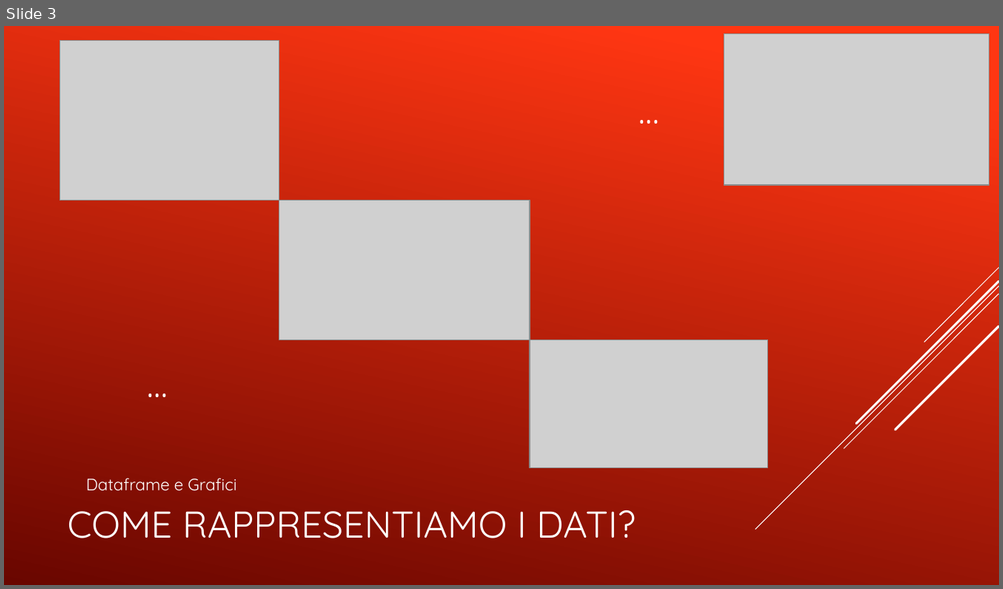
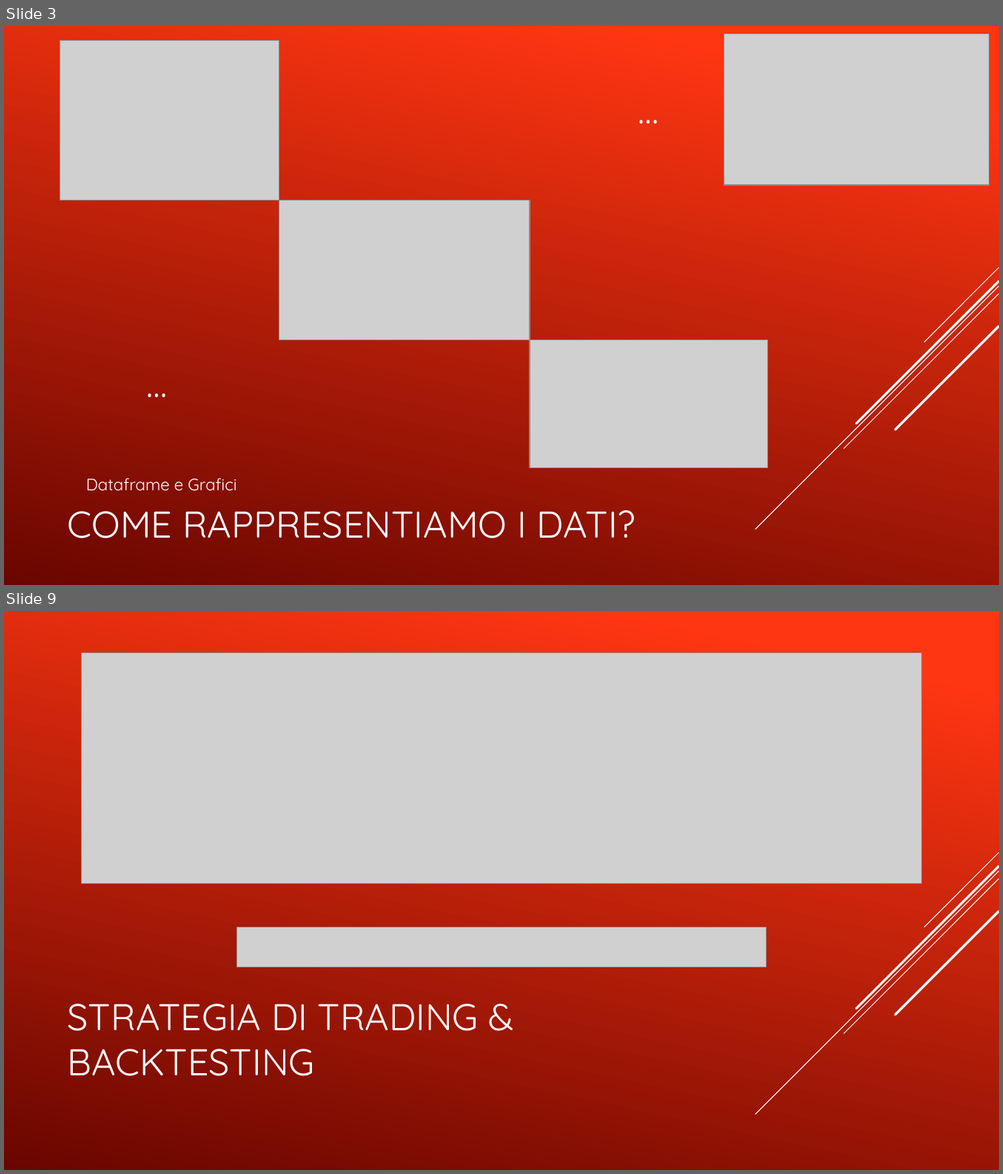
Before and after one commit to Simonotos/BusinessProject, a slide deck: PresentazioneProgettoBFS.pptx. Shown one above the other, each under a label of ours: slide 3 before the commit, slides 3 and 9 after it; the slides between them are not shown. The pictures are 1003x589 and 1003x1174 pixels, drawn with LibreOffice and Linux fonts; fonts in the diff are those of the drawing; grey boxes stand for pictures. Boxes give left, top, right and bottom in pixels: in the first picture for what was removed or moved away, otherwise in the second. Text is boxed around its words. In the diff, an @@ line names an element or a change of style, - is before the commit and + after.

```diff
--- a/PresentazioneProgettoBFS.pptx
+++ b/PresentazioneProgettoBFS.pptx
@@ slide 9 added at (x1=4, y1=611, x2=999, y2=1170), background gradient #FF3712 to #6A0600; not listed: 5 template elements that a slide beside it also shows @@
@@ picture added at (x1=82, y1=652, x2=922, y2=884) @@
@@ picture added at (x1=237, y1=928, x2=766, y2=968) @@
@@ title added at (x1=68, y1=1004, x2=478, y2=1076), 36 pt, text #FFFFFF @@
+STRATEGIA DI TRADING & BACKTESTING
```
Also in this commit, not shown: 3 slides changed, 6 other slides added, 3 slides removed.
